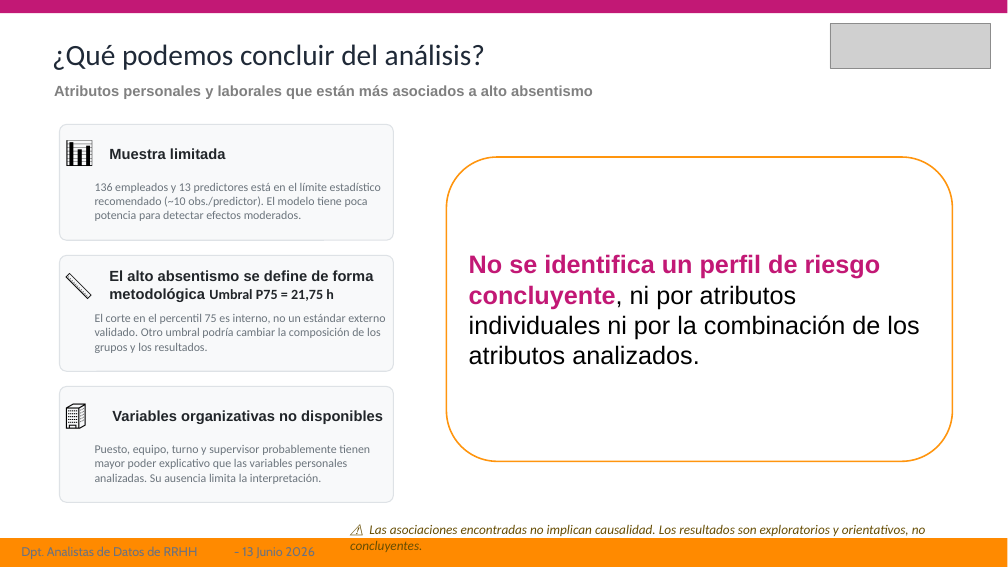
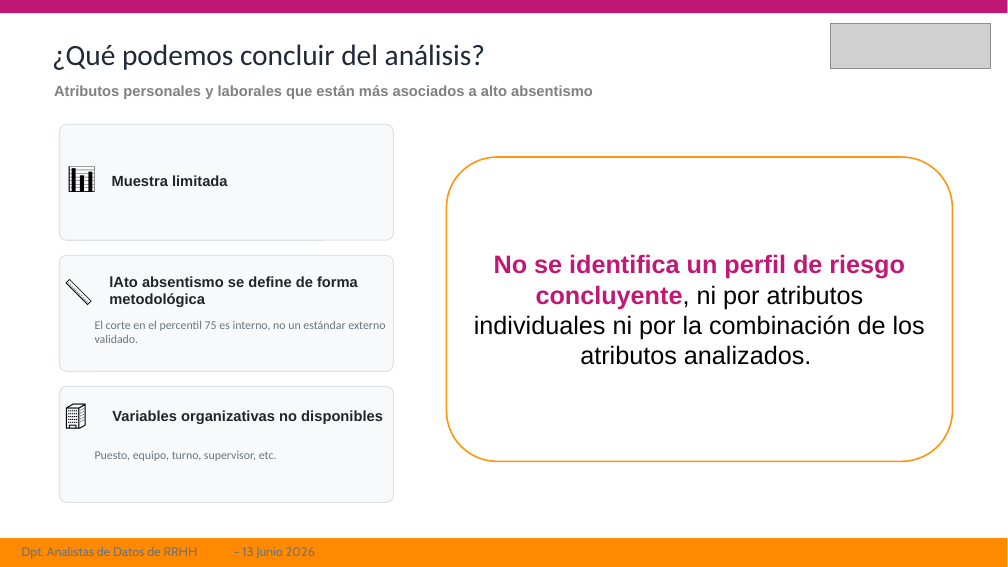
Before and after one commit to ITACADEMYprojectes/ProjecteData, a slide deck: slide 14 of Equip_33/Results/BusinessReport- 2026-07-06.pptx. Drawn at 1008x567 pixels with LibreOffice and Linux fonts; fonts in the diff are those of the drawing; grey boxes stand for pictures. Boxes give left, top, right and bottom in pixels: in the first picture for what was removed or moved away, otherwise in the second. Text is boxed around its words. In the diff, an @@ line names an element or a change of style, - is before the commit and + after.

Commit message:
Update pptx 13jul last version

```diff
--- a/Equip_33/Results/BusinessReport- 2026-07-06.pptx
+++ b/Equip_33/Results/BusinessReport- 2026-07-06.pptx
@@ text "📊": place and size @@
-text "📊" at [66,127,111,172]
+text "📊" at [67,154,113,200]
@@ text "Muestra limitada": place and size @@
-text "Muestra limitada" at [109,148,226,159]
+text "Muestra limitada" at [112,175,228,186]
@@ rounded rectangle "No se identifica un perfil ..." at [447,157,953,462]: alignment left to centre @@
@@ text removed at [95,183,381,221] @@
-136 empleados y 13 predictores está en el límite estadístico recomendado (~10 obs./predictor). El modelo tiene poca potencia para detectar efectos moderados.
@@ text "📏": place and size @@
-text "📏" at [64,265,104,303]
+text "📏" at [64,270,104,309]
@@ text at [109,276,358,307]: text changed @@
-El alto absentismo se define de forma metodológica Umbral P75 = 21,75 h
+lAto absentismo se define de forma metodológica
@@ text at [95,321,385,343]: text changed @@
-El corte en el percentil 75 es interno, no un estándar externo validado. Otro umbral podría cambiar la composición de los grupos y los resultados.
+El corte en el percentil 75 es interno, no un estándar externo validado.
@@ text at [95,451,277,461]: text changed @@
-Puesto, equipo, turno y supervisor probablemente tienen mayor poder explicativo que las variables personales analizadas. Su ausencia limita la interpretación.
+Puesto, equipo, turno, supervisor, etc.
@@ text removed at [369,524,926,536] @@
-⚠️ Las asociaciones encontradas no implican causalidad. Los resultados son exploratorios y orientativos, no concluyentes.
```
Also in this commit, not shown: 9 other slides changed.
